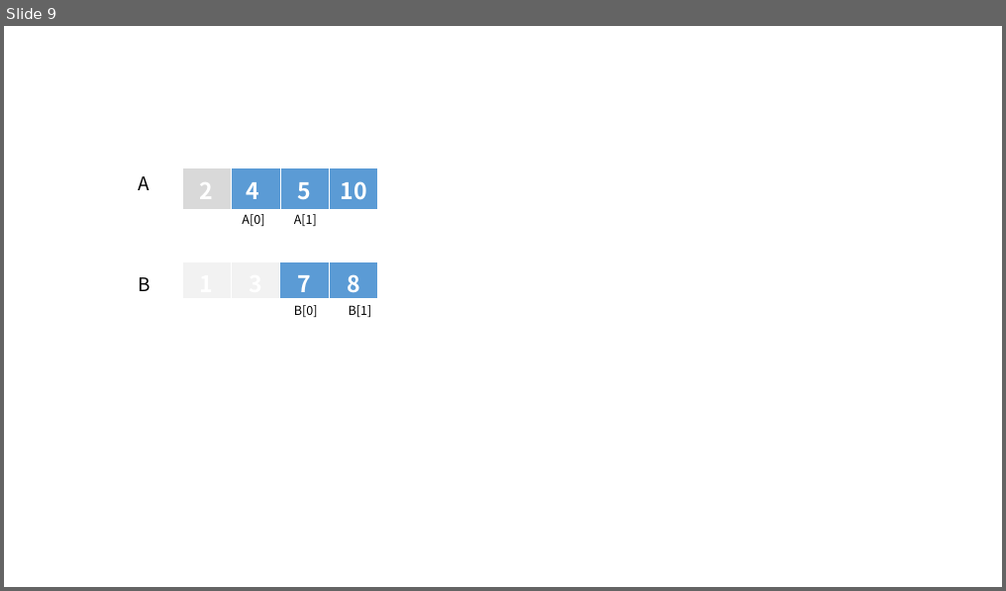
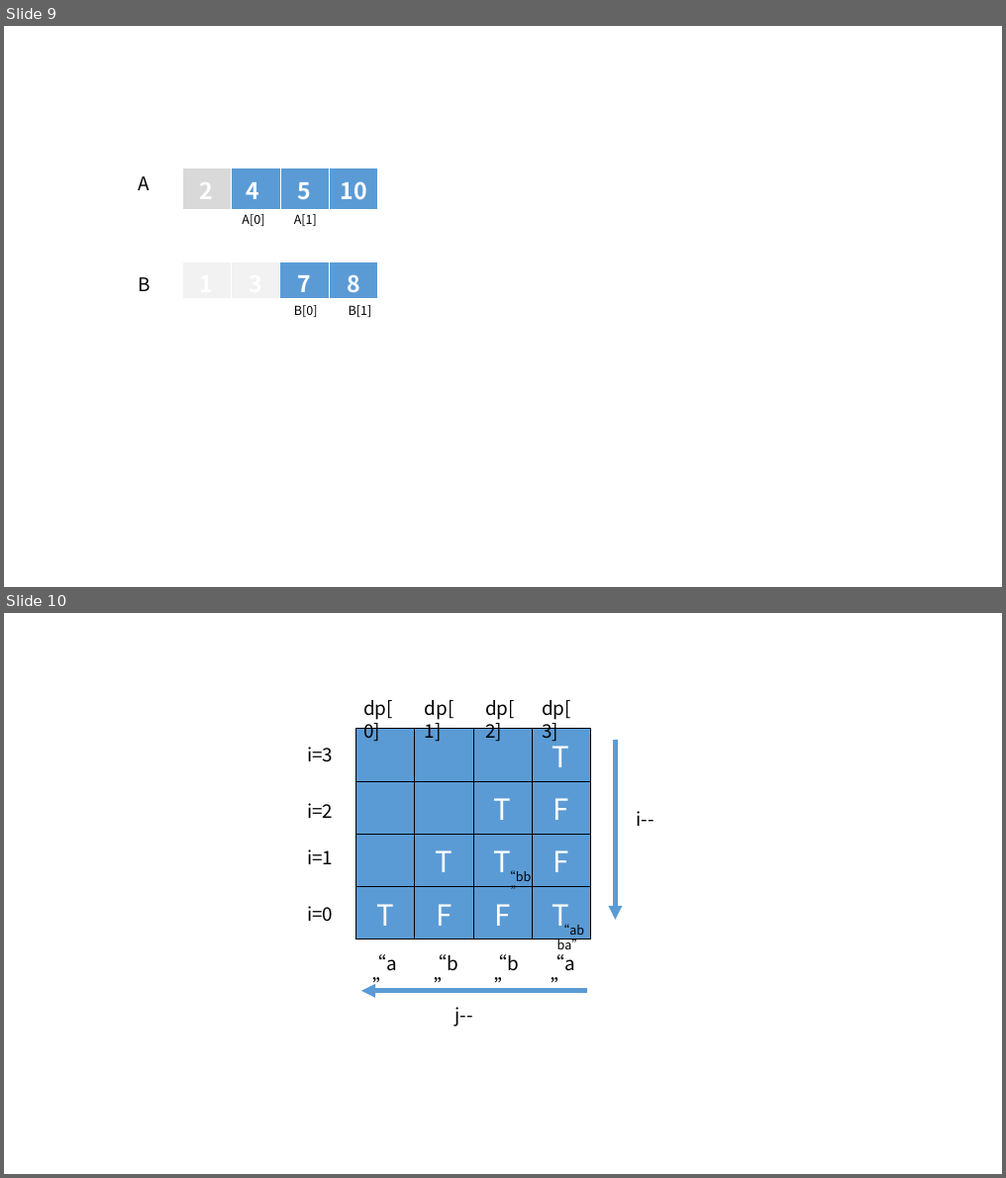
Before and after one commit to NeilJnDa/LeetCode, a slide deck: docs/Image.pptx. Shown one above the other, each under a label of ours: slide 9 before the commit, slides 9 and 10 after it. The pictures are 1006x591 and 1006x1178 pixels, drawn with LibreOffice and Linux fonts; fonts in the diff are those of the drawing. Boxes give left, top, right and bottom in pixels: in the first picture for what was removed or moved away, otherwise in the second. Text is boxed around its words. In the diff, an @@ line names an element or a change of style, - is before the commit and + after.

```diff
--- a/docs/Image.pptx
+++ b/docs/Image.pptx
@@ slide 10 added at [4,613,1002,1174], background #FFFFFF @@
@@ text added at [363,700,393,742], 18 pt, text #000000 @@
+dp[0]
@@ text added at [425,700,454,742], 18 pt, text #000000 @@
+dp[1]
@@ text added at [485,700,515,742], 18 pt, text #000000 @@
+dp[2]
@@ text added at [542,700,571,742], 18 pt, text #000000 @@
+dp[3]
@@ table added at [356,728,590,940], 4 rows, 4 columns @@
+ |  |  | T
+ |  | T | F
+ | T | T | F
+T | F | F | T
@@ text added at [307,747,333,762], 18 pt, text #000000 @@
+i=3
@@ arrow added from (616, 741) to (616, 920), #5B9BD5 4.5 pt @@
@@ text added at [307,803,333,818], 18 pt, text #000000 @@
+i=2
@@ text added at [636,811,653,826], 18 pt, text #000000 @@
+i--
@@ text added at [307,850,333,864], 18 pt, text #000000 @@
+i=1
@@ text added at [503,870,531,881], 12 pt, text #000000 @@
+“bb”
@@ text added at [307,906,333,922], 18 pt, text #000000 @@
+i=0
@@ text added at [548,919,594,942], 12 pt, text #000000 @@
+“abba”
@@ text added at [368,955,398,970], 18 pt, text #000000 @@
+“a”
@@ text added at [429,955,459,971], 18 pt, text #000000 @@
+“b”
@@ text added at [489,955,520,971], 18 pt, text #000000 @@
+“b”
@@ text added at [546,955,575,970], 18 pt, text #000000 @@
+“a”
@@ arrow added from (587, 991) to (361, 991), #5B9BD5 4.5 pt @@
@@ text added at [455,1007,473,1027], 18 pt, text #000000 @@
+j--
```
Also in this commit, not shown: 3 other files.
